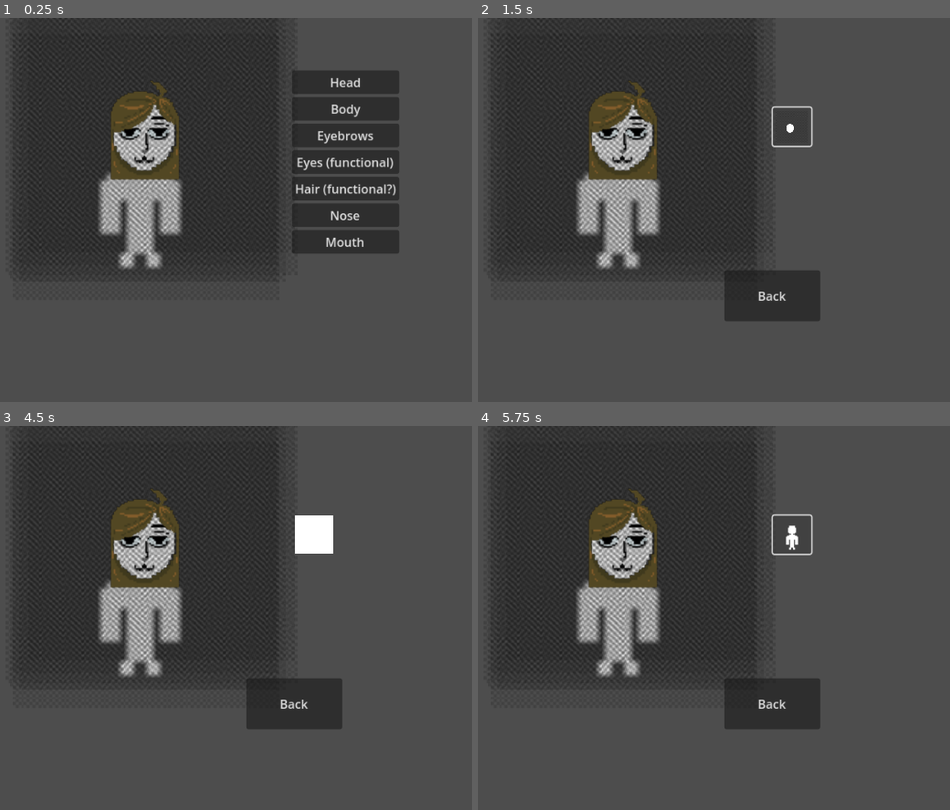
Above: before the commit, frames 1-4 (two rows, left to right).
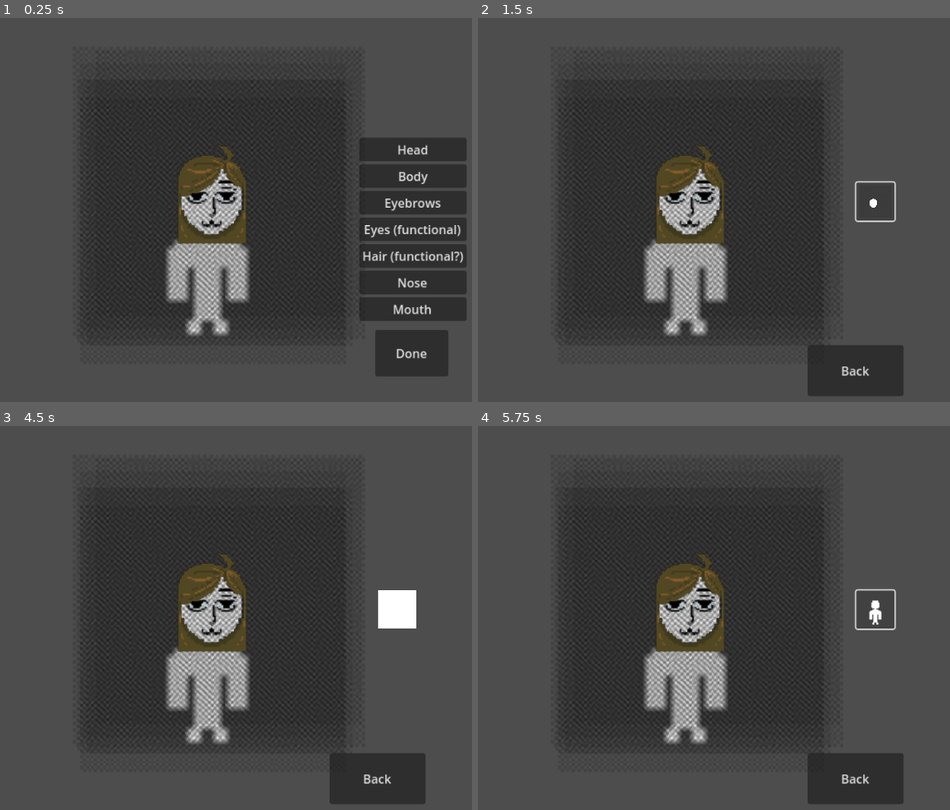
Above: after the commit, the same moments.

Repository: JordanFreyman/group-6
Game: Godot game, scene res://scene_manager.tscn
The game is run twice, just before and just after one commit, with the same random seed, the same clock (stepped at 60 frames per second) and the same inputs.
Inputs (mouse positions are in pixels of both pictures, inside the frame that each line leads up to; where the layout moved, square brackets give the same spot in the first picture):
- Up to frame 1 (0.25 s): no input
- Up to frame 2 (1.5 s): click "Head" at 0.5 s; click (874, 202) [794, 125] at 1.25 s
- Up to frame 3 (4.5 s): click (396, 610) [316, 533] at 2 s; click (396, 610) [316, 533] at 2.75 s; click "Back" at 3.5 s; click "Body" at 4.25 s
- Up to frame 4 (5.75 s): click (874, 610) [794, 533] at 5 s

The runs differ from the first frame. In frame 1, 37% of the frame differs, in the area x 2-99%, y 0-94%; in frame 2, 30%; in frame 3, 31%; in frame 4, 30%.

Commit message:
changed button & character orientation

Diff:
--- a/godot/body.tscn
+++ b/godot/body.tscn
@@ -23,46 +23,46 @@
 "
 
 [node name="Character" type="Node2D"]
-position = Vector2(-200, -350)
+position = Vector2(19, -153)
 scale = Vector2(2, 2)
 script = ExtResource("1_0gwam")
-menu_name = "eyes"
+menu_name = "body"
 
 [node name="CompositeSprites" type="Node2D" parent="."]
 script = ExtResource("2_v3yrg")
 
 [node name="Body" type="Sprite2D" parent="CompositeSprites"]
-position = Vector2(435.5, 371.5)
+position = Vector2(414.527, 361.212)
 scale = Vector2(8.71875, 8.71875)
 texture = ExtResource("3_hlmvs")
 
 [node name="Head" type="Sprite2D" parent="CompositeSprites"]
-position = Vector2(463.5, 308.5)
+position = Vector2(442.527, 294.212)
 scale = Vector2(2, 2)
 texture = ExtResource("4_4y1v7")
 
 [node name="Eyebrows" type="Sprite2D" parent="CompositeSprites"]
-position = Vector2(442.745, 325.43)
+position = Vector2(421.772, 311.142)
 scale = Vector2(2, 2)
 texture = ExtResource("5_titg8")
 
 [node name="Eyes" type="Sprite2D" parent="CompositeSprites"]
-position = Vector2(450.535, 320.85)
+position = Vector2(429.563, 306.563)
 scale = Vector2(2.195, 2.195)
 texture = ExtResource("6_jtyji")
 
 [node name="Nose" type="Sprite2D" parent="CompositeSprites"]
-position = Vector2(451.255, 347.31)
+position = Vector2(430.283, 333.022)
 scale = Vector2(2, 2)
 texture = ExtResource("7_xte7u")
 
 [node name="Mouth" type="Sprite2D" parent="CompositeSprites"]
-position = Vector2(442.885, 371.005)
+position = Vector2(421.913, 356.717)
 scale = Vector2(2, 2)
 texture = ExtResource("8_rsf0a")
 
 [node name="Hair" type="Sprite2D" parent="CompositeSprites"]
-position = Vector2(439.64, 346.445)
+position = Vector2(418.668, 332.158)
 scale = Vector2(2, 2)
 texture = ExtResource("9_2c87r")
 
--- a/godot/character.tscn
+++ b/godot/character.tscn
@@ -11,7 +11,7 @@
 [ext_resource type="Texture2D" uid="uid://dwn5pgjum2eq7" path="res://Art/CompositeSpriteSheets/Hair1.png" id="9_ux7m7"]
 
 [node name="Character" type="Node2D"]
-position = Vector2(-200, -350)
+position = Vector2(19, -153)
 scale = Vector2(2, 2)
 script = ExtResource("1_bl88u")
 menu_name = "character"
@@ -20,37 +20,37 @@
 script = ExtResource("2_mab3r")
 
 [node name="Body" type="Sprite2D" parent="CompositeSprites"]
-position = Vector2(435.5, 371.5)
+position = Vector2(414.527, 361.212)
 scale = Vector2(8.71875, 8.71875)
 texture = ExtResource("2_m6tql")
 
 [node name="Head" type="Sprite2D" parent="CompositeSprites"]
-position = Vector2(463.5, 308.5)
+position = Vector2(442.527, 294.212)
 scale = Vector2(2, 2)
 texture = ExtResource("4_8a1a6")
 
 [node name="Eyebrows" type="Sprite2D" parent="CompositeSprites"]
-position = Vector2(442.745, 325.43)
+position = Vector2(421.772, 311.142)
 scale = Vector2(2, 2)
 texture = ExtResource("6_5lthg")
 
 [node name="Eyes" type="Sprite2D" parent="CompositeSprites"]
-position = Vector2(450.535, 320.85)
+position = Vector2(429.563, 306.563)
 scale = Vector2(2.195, 2.195)
 texture = ExtResource("5_5osqb")
 
 [node name="Nose" type="Sprite2D" parent="CompositeSprites"]
-position = Vector2(451.255, 347.31)
+position = Vector2(430.283, 333.022)
 scale = Vector2(2, 2)
 texture = ExtResource("7_ipkly")
 
 [node name="Mouth" type="Sprite2D" parent="CompositeSprites"]
-position = Vector2(442.885, 371.005)
+position = Vector2(421.913, 356.717)
 scale = Vector2(2, 2)
 texture = ExtResource("8_w5ccl")
 
 [node name="Hair" type="Sprite2D" parent="CompositeSprites"]
-position = Vector2(439.64, 346.445)
+position = Vector2(418.668, 332.158)
 scale = Vector2(2, 2)
 texture = ExtResource("9_ux7m7")
 
@@ -62,10 +62,10 @@
 
 [node name="MarginContainer" type="MarginContainer" parent="Menu"]
 layout_mode = 0
-offset_left = 634.5
-offset_top = 244.0
-offset_right = 718.5
-offset_bottom = 310.0
+offset_left = 613.527
+offset_top = 233.712
+offset_right = 754.527
+offset_bottom = 474.712
 
 [node name="VBoxContainer" type="VBoxContainer" parent="Menu/MarginContainer"]
 layout_mode = 2
@@ -98,6 +98,19 @@
 layout_mode = 2
 text = "Mouth"
 
+[node name="Button" type="Button" parent="Menu"]
+layout_mode = 1
+anchors_preset = -1
+anchor_left = 17.625
+anchor_top = 13.47
+anchor_right = 17.625
+anchor_bottom = 13.47
+offset_left = -69.9725
+offset_top = -51.5875
+offset_right = 26.0275
+offset_bottom = 9.41254
+text = "Done"
+
 [connection signal="pressed" from="Menu/MarginContainer/VBoxContainer/ViewHead" to="." method="_on_view_head_pressed"]
 [connection signal="pressed" from="Menu/MarginContainer/VBoxContainer/ViewBody" to="." method="_on_view_body_pressed"]
 [connection signal="pressed" from="Menu/MarginContainer/VBoxContainer/ViewEyebrows" to="." method="_on_view_eyebrows_pressed"]
--- a/godot/eyebrows.tscn
+++ b/godot/eyebrows.tscn
@@ -24,10 +24,48 @@
 "
 
 [node name="Character" type="Node2D"]
-position = Vector2(-200, -350)
+position = Vector2(19, -153)
 scale = Vector2(2, 2)
 script = ExtResource("1_pwsg3")
-menu_name = "eyes"
+menu_name = "body"
+
+[node name="CompositeSprites" type="Node2D" parent="."]
+script = ExtResource("2_gycy1")
+
+[node name="Body" type="Sprite2D" parent="CompositeSprites"]
+position = Vector2(414.527, 361.212)
+scale = Vector2(8.71875, 8.71875)
+texture = ExtResource("3_hurtn")
+
+[node name="Head" type="Sprite2D" parent="CompositeSprites"]
+position = Vector2(442.527, 294.212)
+scale = Vector2(2, 2)
+texture = ExtResource("4_op6hq")
+
+[node name="Eyebrows" type="Sprite2D" parent="CompositeSprites"]
+position = Vector2(421.772, 311.142)
+scale = Vector2(2, 2)
+texture = ExtResource("9_10iab")
+
+[node name="Eyes" type="Sprite2D" parent="CompositeSprites"]
+position = Vector2(429.563, 306.563)
+scale = Vector2(2.195, 2.195)
+texture = ExtResource("6_hhyrh")
+
+[node name="Nose" type="Sprite2D" parent="CompositeSprites"]
+position = Vector2(430.283, 333.022)
+scale = Vector2(2, 2)
+texture = ExtResource("8_rqqfo")
+
+[node name="Mouth" type="Sprite2D" parent="CompositeSprites"]
+position = Vector2(421.913, 356.717)
+scale = Vector2(2, 2)
+texture = ExtResource("7_atdlb")
+
+[node name="Hair" type="Sprite2D" parent="CompositeSprites"]
+position = Vector2(418.668, 332.158)
+scale = Vector2(2, 2)
+texture = ExtResource("5_x6jlu")
 
 [node name="Menu" type="Control" parent="."]
 layout_mode = 3
@@ -35,7 +73,6 @@
 offset_right = 40.0
 offset_bottom = 40.0
 script = SubResource("GDScript_4m84k")
-metadata/_edit_use_anchors_ = true
 
 [node name="GridContainer" type="GridContainer" parent="Menu"]
 layout_mode = 1
@@ -67,50 +104,12 @@
 
 [node name="Back" type="Button" parent="Menu"]
 layout_mode = 0
-offset_left = 532.5
-offset_top = 435.0
-offset_right = 658.5
-offset_bottom = 502.0
+offset_left = 575.0
+offset_top = 507.0
+offset_right = 701.0
+offset_bottom = 574.0
 text = "Back
 "
-
-[node name="CompositeSprites" type="Node2D" parent="."]
-script = ExtResource("2_gycy1")
-
-[node name="Body" type="Sprite2D" parent="CompositeSprites"]
-position = Vector2(435.5, 371.5)
-scale = Vector2(8.71875, 8.71875)
-texture = ExtResource("3_hurtn")
-
-[node name="Head" type="Sprite2D" parent="CompositeSprites"]
-position = Vector2(463.5, 308.5)
-scale = Vector2(2, 2)
-texture = ExtResource("4_op6hq")
-
-[node name="Eyebrows" type="Sprite2D" parent="CompositeSprites"]
-position = Vector2(442.745, 325.43)
-scale = Vector2(2, 2)
-texture = ExtResource("9_10iab")
-
-[node name="Eyes" type="Sprite2D" parent="CompositeSprites"]
-position = Vector2(450.535, 320.85)
-scale = Vector2(2.195, 2.195)
-texture = ExtResource("6_hhyrh")
-
-[node name="Nose" type="Sprite2D" parent="CompositeSprites"]
-position = Vector2(451.255, 347.31)
-scale = Vector2(2, 2)
-texture = ExtResource("8_rqqfo")
-
-[node name="Mouth" type="Sprite2D" parent="CompositeSprites"]
-position = Vector2(442.885, 371.005)
-scale = Vector2(2, 2)
-texture = ExtResource("7_atdlb")
-
-[node name="Hair" type="Sprite2D" parent="CompositeSprites"]
-position = Vector2(439.64, 346.445)
-scale = Vector2(2, 2)
-texture = ExtResource("5_x6jlu")
 
 [connection signal="pressed" from="Menu/GridContainer/Eyebrows1" to="." method="_on_eyebrows_selected" binds= [0]]
 [connection signal="pressed" from="Menu/GridContainer/Eyebrows2" to="." method="_on_eyebrows_selected" binds= [1]]
--- a/godot/eyes.tscn
+++ b/godot/eyes.tscn
@@ -1,9 +1,8 @@
-[gd_scene load_steps=14 format=3 uid="uid://cp85upytfnu2"]
+[gd_scene load_steps=13 format=3 uid="uid://dsdukj4e1m05l"]
 
 [ext_resource type="Script" path="res://character.gd" id="1_o846p"]
 [ext_resource type="Script" path="res://composite_sprites.gd" id="2_vpxi4"]
 [ext_resource type="Texture2D" uid="uid://ctr5ftpteskji" path="res://Art/CompositeSpriteSheets/Body.png" id="3_7gedv"]
-[ext_resource type="Texture2D" uid="uid://d6xkd73bmsy0" path="res://Art/CompositeSpriteSheets/Eyes.png" id="4_gdcqm"]
 [ext_resource type="Texture2D" uid="uid://dsqmxnmltxw67" path="res://Art/CompositeSpriteSheets/Head1.png" id="4_n06qa"]
 [ext_resource type="Texture2D" uid="uid://c3l18r0xcr67m" path="res://Art/CompositeSpriteSheets/Eyebrows1.png" id="5_oeds8"]
 [ext_resource type="Texture2D" uid="uid://cpltqnjbbrpw3" path="res://Art/CompositeSpriteSheets/Eyes1.png" id="6_mifkf"]
@@ -25,46 +24,46 @@
 "
 
 [node name="Character" type="Node2D"]
-position = Vector2(-200, -350)
+position = Vector2(19, -153)
 scale = Vector2(2, 2)
 script = ExtResource("1_o846p")
-menu_name = "eyes"
+menu_name = "body"
 
 [node name="CompositeSprites" type="Node2D" parent="."]
 script = ExtResource("2_vpxi4")
 
 [node name="Body" type="Sprite2D" parent="CompositeSprites"]
-position = Vector2(435.5, 371.5)
+position = Vector2(414.527, 361.212)
 scale = Vector2(8.71875, 8.71875)
 texture = ExtResource("3_7gedv")
 
 [node name="Head" type="Sprite2D" parent="CompositeSprites"]
-position = Vector2(463.5, 308.5)
+position = Vector2(442.527, 294.212)
 scale = Vector2(2, 2)
 texture = ExtResource("4_n06qa")
 
 [node name="Eyebrows" type="Sprite2D" parent="CompositeSprites"]
-position = Vector2(442.745, 325.43)
+position = Vector2(421.772, 311.142)
 scale = Vector2(2, 2)
 texture = ExtResource("5_oeds8")
 
 [node name="Eyes" type="Sprite2D" parent="CompositeSprites"]
-position = Vector2(450.535, 320.85)
+position = Vector2(429.563, 306.563)
 scale = Vector2(2.195, 2.195)
 texture = ExtResource("6_mifkf")
 
 [node name="Nose" type="Sprite2D" parent="CompositeSprites"]
-position = Vector2(451.255, 347.31)
+position = Vector2(430.283, 333.022)
 scale = Vector2(2, 2)
 texture = ExtResource("7_lw5kf")
 
 [node name="Mouth" type="Sprite2D" parent="CompositeSprites"]
-position = Vector2(442.885, 371.005)
+position = Vector2(421.913, 356.717)
 scale = Vector2(2, 2)
 texture = ExtResource("8_2s31x")
 
 [node name="Hair" type="Sprite2D" parent="CompositeSprites"]
-position = Vector2(439.64, 346.445)
+position = Vector2(418.668, 332.158)
 scale = Vector2(2, 2)
 texture = ExtResource("9_0r8w8")
 
@@ -91,7 +90,7 @@
 custom_minimum_size = Vector2(50, 50)
 layout_mode = 2
 theme = ExtResource("9_x6bo3")
-icon = ExtResource("4_gdcqm")
+icon = ExtResource("6_mifkf")
 icon_alignment = 1
 expand_icon = true
 
--- a/godot/hair.tscn
+++ b/godot/hair.tscn
@@ -24,46 +24,46 @@
 "
 
 [node name="Character" type="Node2D"]
-position = Vector2(-200, -350)
+position = Vector2(19, -153)
 scale = Vector2(2, 2)
 script = ExtResource("1_oku1j")
-menu_name = "eyes"
+menu_name = "body"
 
 [node name="CompositeSprites" type="Node2D" parent="."]
 script = ExtResource("2_bk3uf")
 
 [node name="Body" type="Sprite2D" parent="CompositeSprites"]
-position = Vector2(435.5, 371.5)
+position = Vector2(414.527, 361.212)
 scale = Vector2(8.71875, 8.71875)
 texture = ExtResource("3_pinna")
 
 [node name="Head" type="Sprite2D" parent="CompositeSprites"]
-position = Vector2(463.5, 308.5)
+position = Vector2(442.527, 294.212)
 scale = Vector2(2, 2)
 texture = ExtResource("4_dyxml")
 
 [node name="Eyebrows" type="Sprite2D" parent="CompositeSprites"]
-position = Vector2(442.745, 325.43)
+position = Vector2(421.772, 311.142)
 scale = Vector2(2, 2)
 texture = ExtResource("5_wrok0")
 
 [node name="Eyes" type="Sprite2D" parent="CompositeSprites"]
-position = Vector2(450.535, 320.85)
+position = Vector2(429.563, 306.563)
 scale = Vector2(2.195, 2.195)
 texture = ExtResource("6_8gw2i")
 
 [node name="Nose" type="Sprite2D" parent="CompositeSprites"]
-position = Vector2(451.255, 347.31)
+position = Vector2(430.283, 333.022)
 scale = Vector2(2, 2)
 texture = ExtResource("7_yiga6")
 
 [node name="Mouth" type="Sprite2D" parent="CompositeSprites"]
-position = Vector2(442.885, 371.005)
+position = Vector2(421.913, 356.717)
 scale = Vector2(2, 2)
 texture = ExtResource("8_2j6j2")
 
 [node name="Hair" type="Sprite2D" parent="CompositeSprites"]
-position = Vector2(439.64, 346.445)
+position = Vector2(418.668, 332.158)
 scale = Vector2(2, 2)
 texture = ExtResource("9_3yd8x")
 
--- a/godot/head.tscn
+++ b/godot/head.tscn
@@ -23,46 +23,46 @@
 "
 
 [node name="Character" type="Node2D"]
-position = Vector2(-200, -350)
+position = Vector2(19, -153)
 scale = Vector2(2, 2)
 script = ExtResource("1_nf53w")
-menu_name = "eyes"
+menu_name = "body"
 
 [node name="CompositeSprites" type="Node2D" parent="."]
 script = ExtResource("2_v5lp7")
 
 [node name="Body" type="Sprite2D" parent="CompositeSprites"]
-position = Vector2(435.5, 371.5)
+position = Vector2(414.527, 361.212)
 scale = Vector2(8.71875, 8.71875)
 texture = ExtResource("3_avk37")
 
 [node name="Head" type="Sprite2D" parent="CompositeSprites"]
-position = Vector2(463.5, 308.5)
+position = Vector2(442.527, 294.212)
 scale = Vector2(2, 2)
 texture = ExtResource("9_i4eqi")
 
 [node name="Eyebrows" type="Sprite2D" parent="CompositeSprites"]
-position = Vector2(442.745, 325.43)
+position = Vector2(421.772, 311.142)
 scale = Vector2(2, 2)
 texture = ExtResource("5_x4i2c")
 
 [node name="Eyes" type="Sprite2D" parent="CompositeSprites"]
-position = Vector2(450.535, 320.85)
+position = Vector2(429.563, 306.563)
 scale = Vector2(2.195, 2.195)
 texture = ExtResource("6_g07xo")
 
 [node name="Nose" type="Sprite2D" parent="CompositeSprites"]
-position = Vector2(451.255, 347.31)
+position = Vector2(430.283, 333.022)
 scale = Vector2(2, 2)
 texture = ExtResource("7_qc53t")
 
 [node name="Mouth" type="Sprite2D" parent="CompositeSprites"]
-position = Vector2(442.885, 371.005)
+position = Vector2(421.913, 356.717)
 scale = Vector2(2, 2)
 texture = ExtResource("8_kyejb")
 
 [node name="Hair" type="Sprite2D" parent="CompositeSprites"]
-position = Vector2(439.64, 346.445)
+position = Vector2(418.668, 332.158)
 scale = Vector2(2, 2)
 texture = ExtResource("9_jxt1f")
 
--- a/godot/mouth.tscn
+++ b/godot/mouth.tscn
@@ -24,46 +24,46 @@
 "
 
 [node name="Character" type="Node2D"]
-position = Vector2(-200, -350)
+position = Vector2(19, -153)
 scale = Vector2(2, 2)
 script = ExtResource("1_i3tn3")
-menu_name = "eyes"
+menu_name = "body"
 
 [node name="CompositeSprites" type="Node2D" parent="."]
 script = ExtResource("2_nydf6")
 
 [node name="Body" type="Sprite2D" parent="CompositeSprites"]
-position = Vector2(435.5, 371.5)
+position = Vector2(414.527, 361.212)
 scale = Vector2(8.71875, 8.71875)
 texture = ExtResource("3_k4obv")
 
 [node name="Head" type="Sprite2D" parent="CompositeSprites"]
-position = Vector2(463.5, 308.5)
+position = Vector2(442.527, 294.212)
 scale = Vector2(2, 2)
 texture = ExtResource("4_6jpad")
 
 [node name="Eyebrows" type="Sprite2D" parent="CompositeSprites"]
-position = Vector2(442.745, 325.43)
+position = Vector2(421.772, 311.142)
 scale = Vector2(2, 2)
 texture = ExtResource("5_c81pi")
 
 [node name="Eyes" type="Sprite2D" parent="CompositeSprites"]
-position = Vector2(450.535, 320.85)
+position = Vector2(429.563, 306.563)
 scale = Vector2(2.195, 2.195)
 texture = ExtResource("6_1fef1")
 
 [node name="Nose" type="Sprite2D" parent="CompositeSprites"]
-position = Vector2(451.255, 347.31)
+position = Vector2(430.283, 333.022)
 scale = Vector2(2, 2)
 texture = ExtResource("7_dcrr8")
 
 [node name="Mouth" type="Sprite2D" parent="CompositeSprites"]
-position = Vector2(442.885, 371.005)
+position = Vector2(421.913, 356.717)
 scale = Vector2(2, 2)
 texture = ExtResource("8_llxcv")
 
 [node name="Hair" type="Sprite2D" parent="CompositeSprites"]
-position = Vector2(439.64, 346.445)
+position = Vector2(418.668, 332.158)
 scale = Vector2(2, 2)
 texture = ExtResource("9_igw2s")
 
--- a/godot/nose.tscn
+++ b/godot/nose.tscn
@@ -24,46 +24,46 @@
 "
 
 [node name="Character" type="Node2D"]
-position = Vector2(-200, -350)
+position = Vector2(19, -153)
 scale = Vector2(2, 2)
 script = ExtResource("1_j4s0o")
-menu_name = "eyes"
+menu_name = "body"
 
 [node name="CompositeSprites" type="Node2D" parent="."]
 script = ExtResource("2_e2og0")
 
 [node name="Body" type="Sprite2D" parent="CompositeSprites"]
-position = Vector2(435.5, 371.5)
+position = Vector2(414.527, 361.212)
 scale = Vector2(8.71875, 8.71875)
 texture = ExtResource("3_813kr")
 
 [node name="Head" type="Sprite2D" parent="CompositeSprites"]
-position = Vector2(463.5, 308.5)
+position = Vector2(442.527, 294.212)
 scale = Vector2(2, 2)
 texture = ExtResource("4_p6et4")
 
 [node name="Eyebrows" type="Sprite2D" parent="CompositeSprites"]
-position = Vector2(442.745, 325.43)
+position = Vector2(421.772, 311.142)
 scale = Vector2(2, 2)
 texture = ExtResource("5_eatjt")
 
 [node name="Eyes" type="Sprite2D" parent="CompositeSprites"]
-position = Vector2(450.535, 320.85)
+position = Vector2(429.563, 306.563)
 scale = Vector2(2.195, 2.195)
 texture = ExtResource("6_rfdrx")
 
 [node name="Nose" type="Sprite2D" parent="CompositeSprites"]
-position = Vector2(451.255, 347.31)
+position = Vector2(430.283, 333.022)
 scale = Vector2(2, 2)
 texture = ExtResource("7_chsr7")
 
 [node name="Mouth" type="Sprite2D" parent="CompositeSprites"]
-position = Vector2(442.885, 371.005)
+position = Vector2(421.913, 356.717)
 scale = Vector2(2, 2)
 texture = ExtResource("8_a3rqc")
 
 [node name="Hair" type="Sprite2D" parent="CompositeSprites"]
-position = Vector2(439.64, 346.445)
+position = Vector2(418.668, 332.158)
 scale = Vector2(2, 2)
 texture = ExtResource("9_n6mfw")
 
Binary file removed: godot/Art/CompositeSpriteSheets/Eyes.png
Not shown, removed: godot/Art/CompositeSpriteSheets/Eyes.png.import
Binary file removed: godot/Art/CompositeSpriteSheets/Hair.png
Not shown, removed: godot/Art/CompositeSpriteSheets/Hair.png.import
Binary file removed: godot/Art/CompositeSpriteSheets/Mouth.png
Not shown, removed: godot/Art/CompositeSpriteSheets/Mouth.png.import
Binary file removed: godot/Art/CompositeSpriteSheets/Nose.png
Not shown, removed: godot/Art/CompositeSpriteSheets/Nose.png.import
Binary file removed: godot/Art/CompositeSpriteSheets/oldEyes2.png
Not shown, removed: godot/Art/CompositeSpriteSheets/oldEyes2.png.import
Not shown: 1 places in godot/eyebrows.tscn that only renumber resources
Not shown: 1 places in godot/hair.tscn that only renumber resources
(and 3 more such lines)
